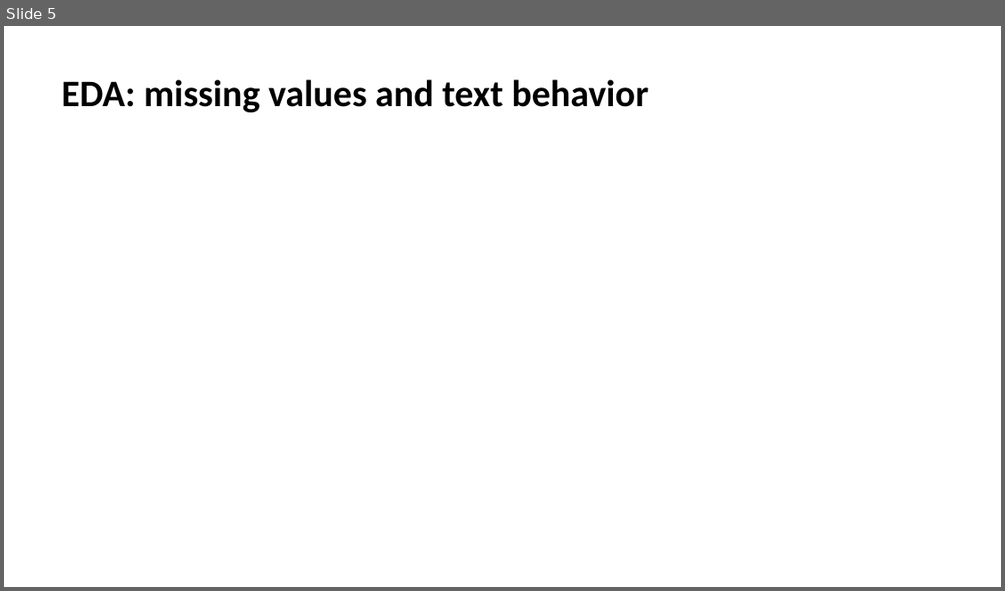
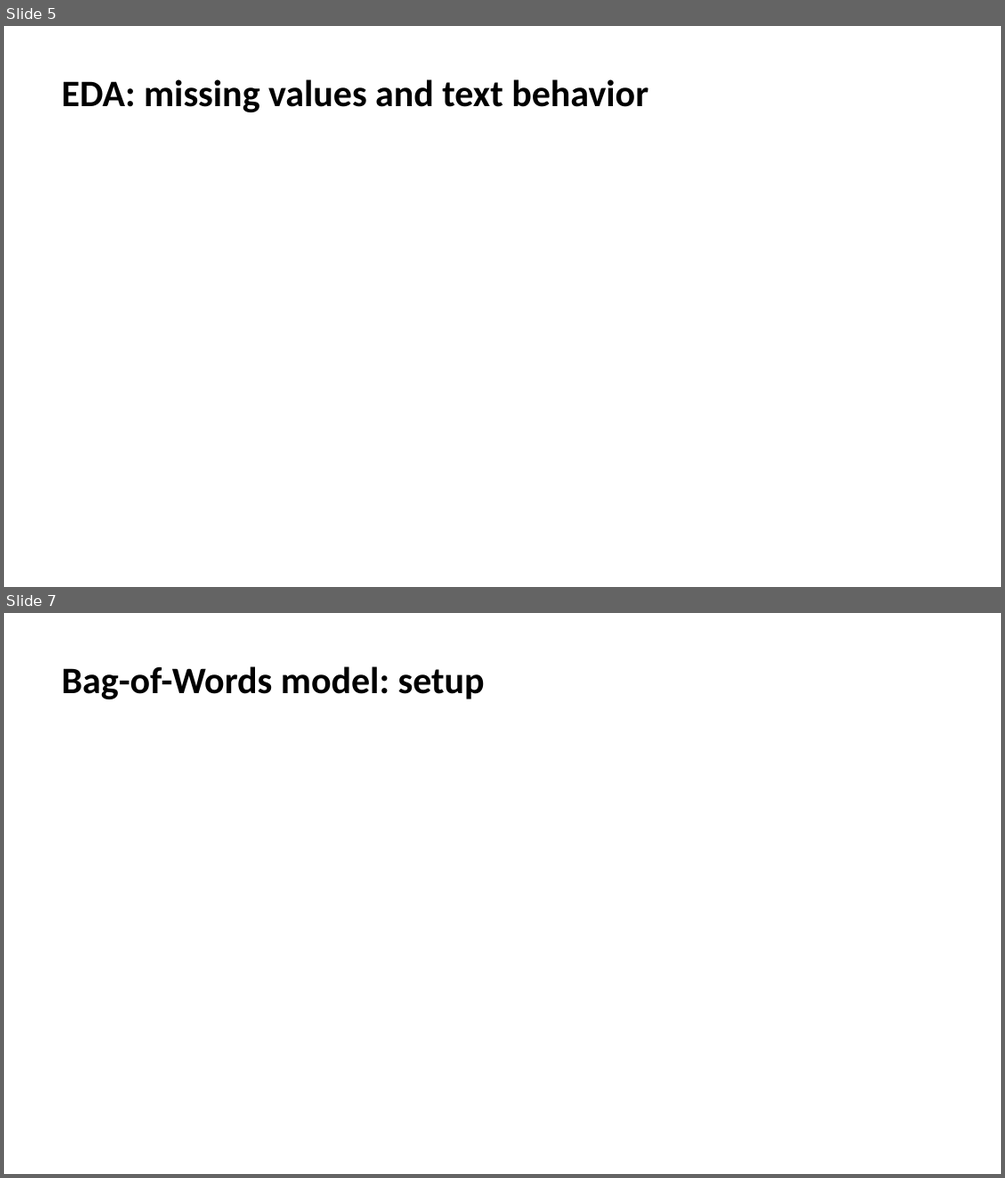
Before and after one commit to dariaproniakova/danit_final_project, a slide deck: presentation/Presentation_project.pptx. Shown one above the other, each under a label of ours: slide 5 before the commit, slides 5 and 7 after it; the slides between them are not shown. The pictures are 1005x591 and 1005x1178 pixels, drawn with LibreOffice and Linux fonts; fonts in the diff are those of the drawing. Boxes give left, top, right and bottom in pixels: in the first picture for what was removed or moved away, otherwise in the second. Text is boxed around its words. In the diff, an @@ line names an element or a change of style, - is before the commit and + after.

```diff
--- a/presentation/Presentation_project.pptx
+++ b/presentation/Presentation_project.pptx
@@ slide 7 added at <box>4,613,1001,1174</box>, background #FFFFFF @@
@@ title added at <box>62,666,485,699</box>, 36 pt, text #000000, bold @@
+Bag-of-Words model: setup
```
Also in this commit, not shown: 8 other slides added, 3 other files.
